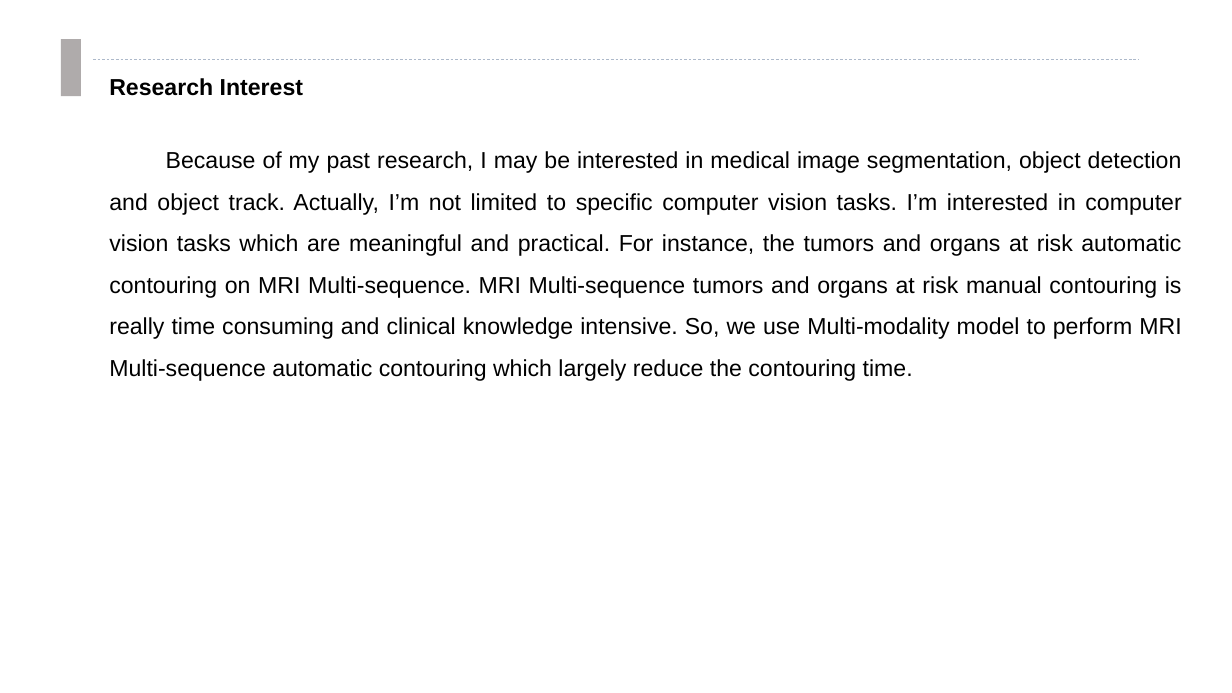
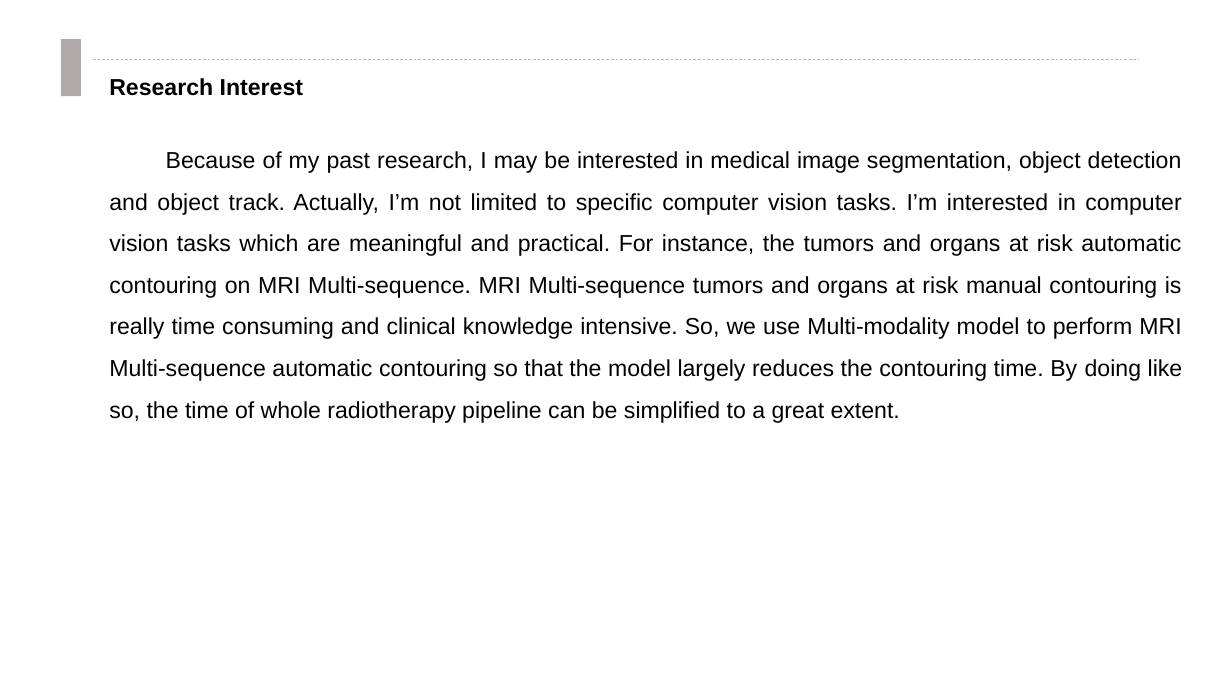
Before and after one commit to clownrat6/VectorNet, a slide deck: slide 5 of material/presentation.pptx. Drawn at 1232x693 pixels with LibreOffice and Linux fonts; fonts in the diff are those of the drawing. Boxes give left, top, right and bottom in pixels: in the first picture for what was removed or moved away, otherwise in the second. Text is boxed around its words. In the diff, an @@ line names an element or a change of style, - is before the commit and + after.

```diff
--- a/material/presentation.pptx
+++ b/material/presentation.pptx
@@ text at box(109, 151, 1183, 423): text changed @@
-Because of my past research, I may be interested in medical image segmentation, object detection and object track. Actually, I’m not limited to specific computer vision tasks. I’m interested in computer vision tasks which are meaningful and practical. For instance, the tumors and organs at risk automatic contouring on MRI Multi-sequence. MRI Multi-sequence tumors and organs at risk manual contouring is really time consuming and clinical knowledge intensive. So, we use Multi-modality model to perform MRI Multi-sequence automatic contouring which largely reduce the contouring time.
+Because of my past research, I may be interested in medical image segmentation, object detection and object track. Actually, I’m not limited to specific computer vision tasks. I’m interested in computer vision tasks which are meaningful and practical. For instance, the tumors and organs at risk automatic contouring on MRI Multi-sequence. MRI Multi-sequence tumors and organs at risk manual contouring is really time consuming and clinical knowledge intensive. So, we use Multi-modality model to perform MRI Multi-sequence automatic contouring so that the model largely reduces the contouring time. By doing like so, the time of whole radiotherapy pipeline can be simplified to a great extent.
```
Also in this commit, not shown: 8 other slides changed, 1 other file.
